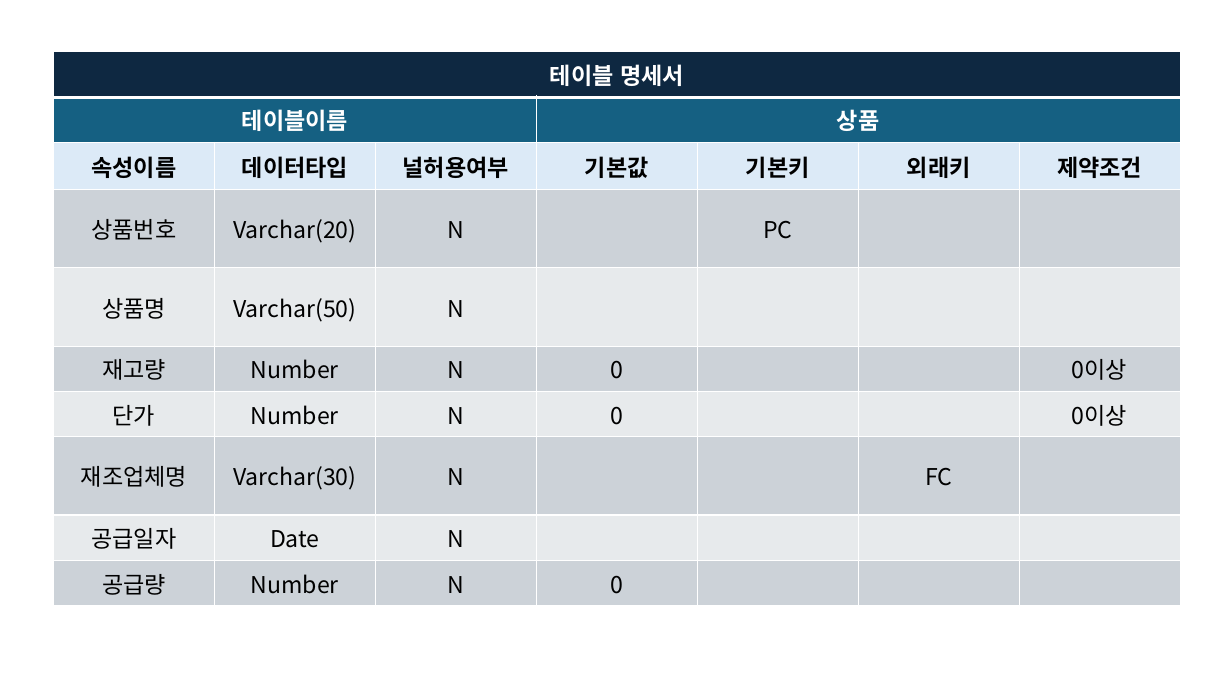
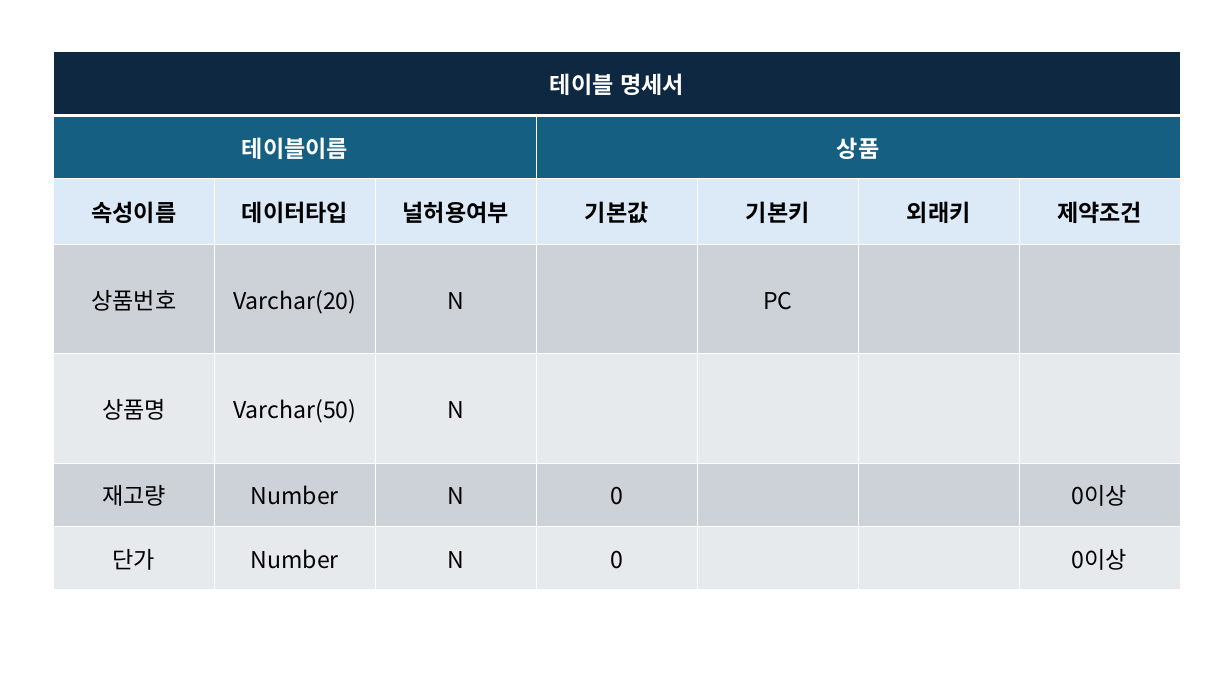
Before and after one commit to idsdk/DB_2025-2, a slide deck: slide 2 of 테이블명세서.pptx. Drawn at 1232x693 pixels with LibreOffice and Linux fonts; fonts in the diff are those of the drawing. Boxes give left, top, right and bottom in pixels: in the first picture for what was removed or moved away, otherwise in the second. Text is boxed around its words. In the diff, an @@ line names an element or a change of style, - is before the commit and + after.

```diff
--- a/테이블명세서.pptx
+++ b/테이블명세서.pptx
@@ table at box(54, 52, 1179, 590) @@
-row 8: 재조업체명 | Varchar(30) | N |  |  | FC | 
-row 9: 공급일자 | Date | N |  |  |  | 
-row 10: 공급량 | Number | N | 0 |  |  | 
```
Also in this commit, not shown: 4 other slides changed.
